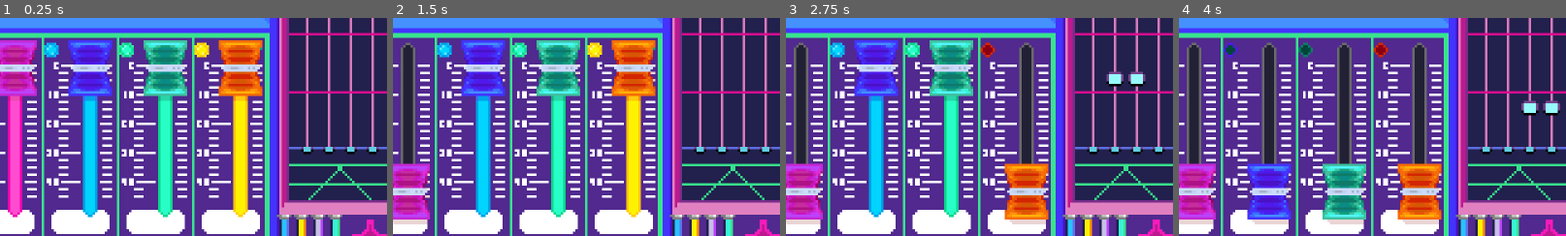
Above: before the commit, frames 1-4 (left to right).
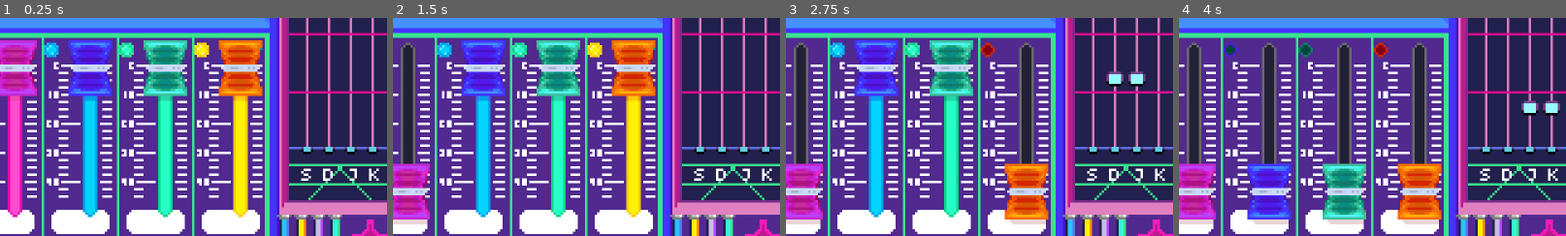
Above: after the commit, the same moments.

Repository: Cheese-Sandwich-Games/Wejammin
Game: Godot game, scene res://Scenes/main.tscn
The game is run twice, just before and just after one commit, with the same random seed, the same clock (stepped at 60 frames per second) and the same inputs. Sound files missing from this copy of the repository are replaced by a short silence.
Inputs (mouse positions are % of the whole screen's width and height, from its top left):
- Up to frame 1 (0.25 s): no input
- Up to frame 2 (1.5 s): move the mouse to (72, 45) at 0.52 s; hold 3 (toggle_arp) 0.53-1.28 s; click (72, 45) at 0.67 s; move the mouse to (30, 55) at 1.27 s; tap 1 (toggle_bass) at 1.35 s; click (30, 55) at 1.42 s
- Up to frame 3 (2.75 s): move the mouse to (60, 28) at 2.02 s; hold 4 (toggle_lead) from 2.03 s (still down); click (60, 28) at 2.17 s
- Up to frame 4 (4 s): move the mouse to (45, 70) at 2.77 s; release 4 (toggle_lead) at 2.78 s; tap 2 (toggle_pad) at 2.85 s; click (45, 70) at 2.92 s; move the mouse to (80, 65) at 3.52 s; hold 3 (toggle_arp) from 3.53 s (still down); click (80, 65) at 3.67 s
The pictures show only the part of the screen within x 6-56%, y 46-96%; the shares and areas given below are measured in that part.

The runs differ from the first frame. In frame 1, 0.4% of the frame differs, in the area x 77-98%, y 68-75%; in frame 2, 0.4%; in frame 3, 0.4%; in frame 4, 0.4%.

Commit message:
Add note hit sound effects
Add sound effects on failing and perfect hitting a note. Also added help text under the highway on what keys to press

Diff:
--- a/Game Logic/Highway/music_note.gd
+++ b/Game Logic/Highway/music_note.gd
@@ -8,11 +8,14 @@
 var is_hitted: bool = false
 
 @onready var life_timer = $LifeTimer
+@onready var perfect_hit_sound = $PerfectHitSound
 
 @export var perfect_particle_emitter: GPUParticles2D
 #@export var good_particle_emitter: GPUParticles2D
 
 @export var sprite_ref: Sprite2D
+
+@export var note_fail_audio : AudioStream
 
 
 func initialize(destination_point: Vector2, move_duration: float) -> void:
@@ -38,6 +41,7 @@
 			print("Note perfect hit")
 			perfect_particle_emitter.emitting = true
 			sprite_ref.hide()
+			perfect_hit_sound.play()
 			await perfect_particle_emitter.finished
 		elif !is_hitted:
 			is_hitted = true
@@ -49,8 +53,9 @@
 	else:
 		Globals.combo = 0
 		Globals.notes_missed += 1
+		SoundEffectPlayer.stream = note_fail_audio
+		SoundEffectPlayer.play()
 		print("Note missed")
-
 
 	print("Combo: ", Globals.combo, " Notes hit: ", Globals.notes_hit, " Notes missed: ", Globals.notes_missed, " Perfect notes: ", Globals.perfect_hits, " Good notes: ", Globals.good_hits)
 
--- a/Game Logic/Highway/music_note.tscn
+++ b/Game Logic/Highway/music_note.tscn
@@ -1,9 +1,11 @@
-[gd_scene load_steps=6 format=3 uid="uid://qeuxcji02ouy"]
+[gd_scene load_steps=8 format=3 uid="uid://qeuxcji02ouy"]
 
 [ext_resource type="Script" uid="uid://i3cmf8qby8we" path="res://Game Logic/Highway/music_note.gd" id="1_h30m8"]
 [ext_resource type="Texture2D" uid="uid://2v3gwxkh8d10" path="res://Assets/music_note.png" id="2_h30m8"]
 [ext_resource type="Material" uid="uid://d0tnbyweu5smx" path="res://Assets/Particles/HitParticles.tres" id="3_vwq3f"]
 [ext_resource type="Material" uid="uid://cnur5ew6v4qpk" path="res://Assets/Particles/HItParticlesGood.tres" id="4_wln0w"]
+[ext_resource type="AudioStream" uid="uid://cir1v0tf5nui3" path="res://Assets/SoundEffects/ui_perfect.wav" id="5_bcjbf"]
+[ext_resource type="AudioStream" uid="uid://cwk5fuislabvk" path="res://Assets/SoundEffects/ui_fail.wav" id="6_2fnpp"]
 
 [sub_resource type="RectangleShape2D" id="RectangleShape2D_h30m8"]
 size = Vector2(8, 8)
@@ -12,6 +14,7 @@
 script = ExtResource("1_h30m8")
 perfect_particle_emitter = NodePath("PerfectParticles")
 sprite_ref = NodePath("Sprite2D")
+note_fail_audio = ExtResource("6_2fnpp")
 
 [node name="Sprite2D" type="Sprite2D" parent="."]
 z_index = 1
@@ -44,4 +47,8 @@
 randomness = 0.3
 process_material = ExtResource("4_wln0w")
 
+[node name="PerfectHitSound" type="AudioStreamPlayer" parent="."]
+stream = ExtResource("5_bcjbf")
+bus = &"sfx"
+
 [connection signal="timeout" from="LifeTimer" to="." method="_on_life_timer_timeout"]
--- a/Game Logic/SoundEffects/sound_effect_player.tscn
+++ b/Game Logic/SoundEffects/sound_effect_player.tscn
@@ -1,10 +1,7 @@
-[gd_scene load_steps=3 format=3 uid="uid://76m6l7qs5mga"]
+[gd_scene load_steps=2 format=3 uid="uid://76m6l7qs5mga"]
 
 [ext_resource type="Script" uid="uid://csoqe346io4m8" path="res://Game Logic/SoundEffects/sound_effect_player.gd" id="1_tkpjw"]
 
-[sub_resource type="AudioStreamPolyphonic" id="AudioStreamPolyphonic_o1i7j"]
-
 [node name="SoundEffectPlayer" type="AudioStreamPlayer"]
-stream = SubResource("AudioStreamPolyphonic_o1i7j")
 max_polyphony = 5
 script = ExtResource("1_tkpjw")
--- a/Scenes/main.tscn
+++ b/Scenes/main.tscn
@@ -7,6 +7,7 @@
 [ext_resource type="PackedScene" uid="uid://dkbfr6gb2sgd3" path="res://User Interface/ratings.tscn" id="6_344ge"]
 [ext_resource type="PackedScene" uid="uid://rpltke1iyma0" path="res://User Interface/mixer.tscn" id="7_ynf5e"]
 [ext_resource type="Texture2D" uid="uid://bvvahdvg1idnw" path="res://Assets/RetroGameDeviceFrame.png" id="8_344ge"]
+[ext_resource type="FontFile" uid="uid://d8fssplohxbk" path="res://Assets/Fonts/Gamey Pixels/Gamey Pixels Tiny.ttf" id="8_ynf5e"]
 
 [sub_resource type="Gradient" id="Gradient_8gbba"]
 offsets = PackedFloat32Array(0, 0.993333)
@@ -59,3 +60,12 @@
 offset_top = 92.0
 offset_right = 142.0
 offset_bottom = 181.0
+
+[node name="HelpLabel" type="Label" parent="CanvasLayer"]
+offset_left = 143.0
+offset_top = 144.0
+offset_right = 187.0
+offset_bottom = 167.0
+theme_override_fonts/font = ExtResource("8_ynf5e")
+theme_override_font_sizes/font_size = 8
+text = "S  D   J  K"
--- a/project.godot
+++ b/project.godot
@@ -20,6 +20,7 @@
 Globals="*res://globals.gd"
 Settings="*res://settings.gd"
 Conductor="*res://Game Logic/Conductor/conductor.tscn"
+SoundEffectPlayer="*res://Game Logic/SoundEffects/sound_effect_player.tscn"
 
 [display]
 
Not shown: 1 places in Scenes/main.tscn that only renumber resources
